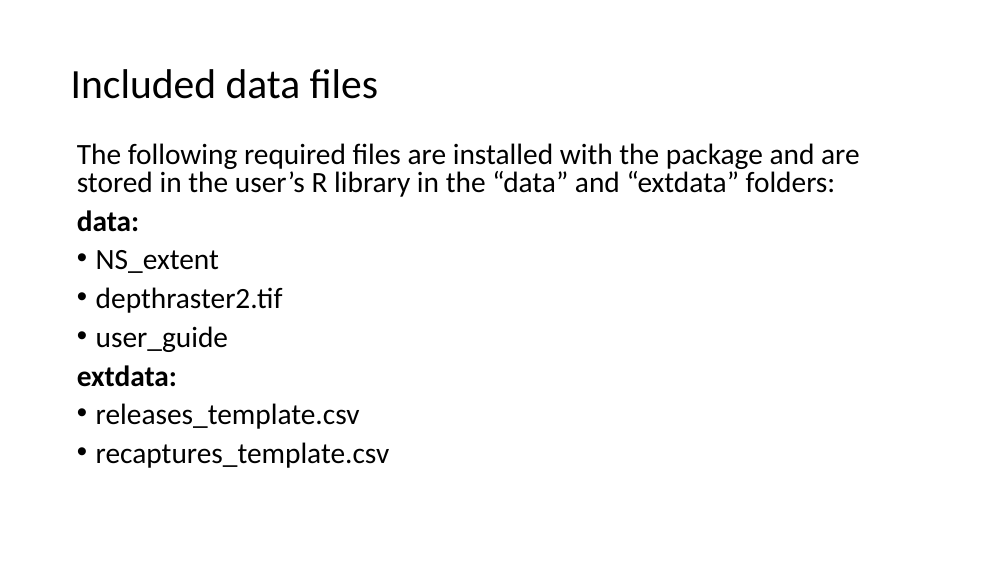
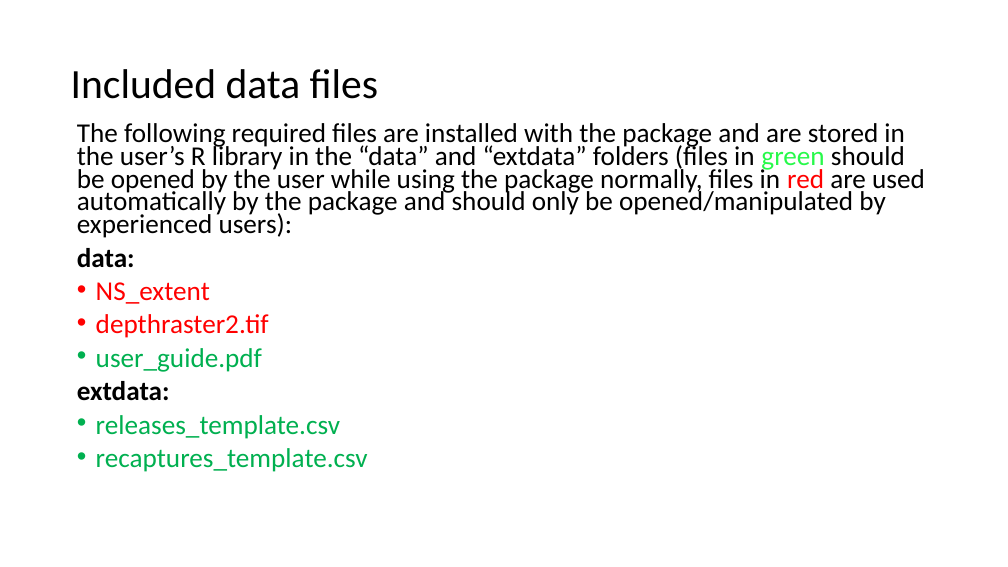
Before and after one commit to LobsterScience/LobTag2, a slide deck: slide 7 of data/user_guide.pptx (slide 5 before the commit). Drawn at 1008x567 pixels with LibreOffice and Linux fonts; fonts in the diff are those of the drawing. Boxes give left, top, right and bottom in pixels: in the first picture for what was removed or moved away, otherwise in the second. Text is boxed around its words. In the diff, an @@ line names an element or a change of style, - is before the commit and + after.

Commit message:
updates to user guide

```diff
--- a/data/user_guide.pptx
+++ b/data/user_guide.pptx
@@ text "The following required files are ...": place and size @@
-text "The following required files are ..." at (77, 143, 860, 468)
+text "The following required files are ..." at (77, 123, 925, 472)
@@ text at (77, 123, 925, 238): text changed; size 28 to 25.9 pt @@
-The following required files are installed with the package and are stored in the user’s R library in the “data” and “extdata” folders:
+The following required files are installed with the package and are stored in the user’s R library in the “data” and “extdata” folders (files in green should be opened by the user while using the package normally, files in red are used automatically by the package and should only be opened/manipulated by experienced users):
@@ text at (77, 248, 368, 472): size 28 to 25.9 pt in "data:", "NS_extent", "depthraster2.tif", "extdata:" and 2 more places; text colour #000000 to #FF0000 in "NS_extent", "depthraster2.tif"; text colour #000000 to #00B050 in "releases_template.csv", "recaptures_template.csv"; line spacing 0.8 to 0.7 @@
@@ text at (96, 348, 262, 372): text changed; size 28 to 25.9 pt; text colour #000000 to #00B050 @@
-• user_guide
+• user_guide.pdf
```
Also in this commit, not shown: 18 other slides changed, 3 slides added, 2 other files.
